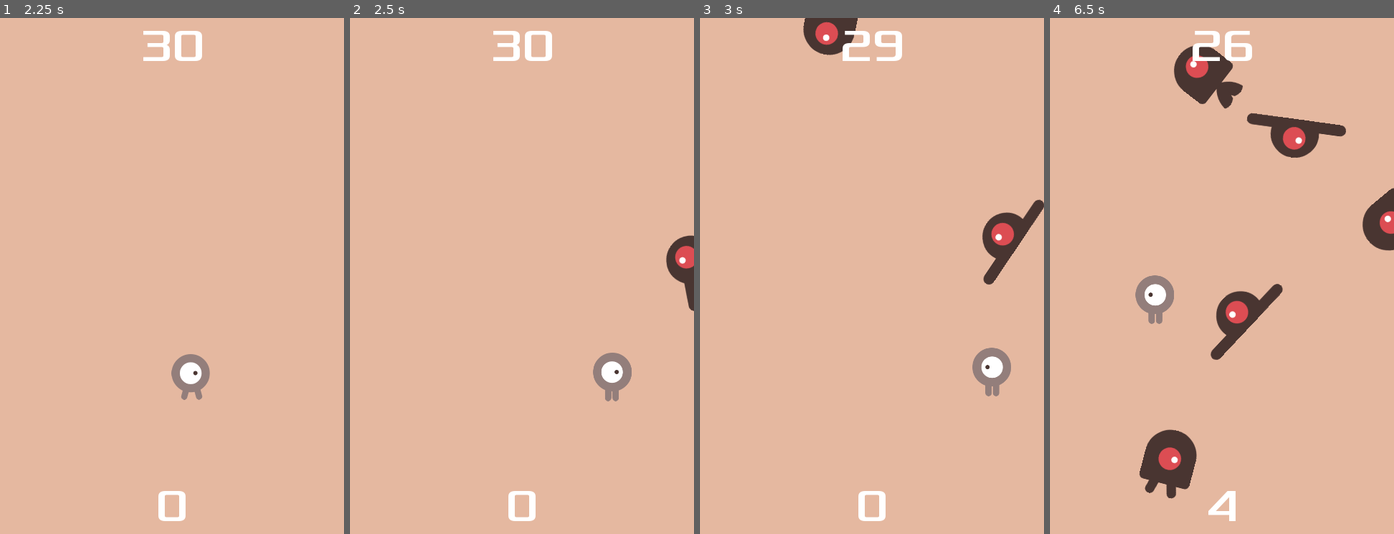
Above: before the commit, frames 1-4 (left to right).
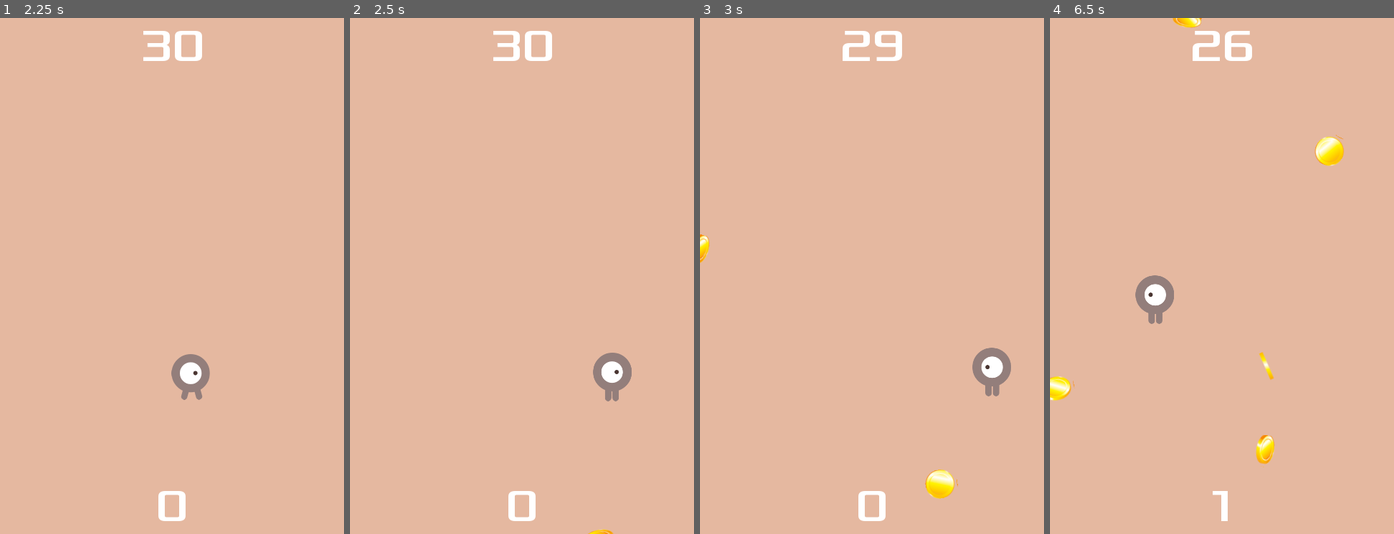
Above: after the commit, the same moments.

Repository: rleira/godot-collectthecoins
Game: Godot game, scene res://Main.tscn
Two runs of this game, one before a commit and one after it. Both use one fixed random seed, a clock stepped at 60 frames per second and the inputs below.
Inputs (mouse positions are in pixels of both pictures, inside the frame that each line leads up to):
- Up to frame 1 (2.25 s): tap Enter at 0.5 s; move the mouse to (247, 250) at 0.52 s; hold Right (ui_right) 0.53-1.25 s; click (247, 250) at 0.67 s; drag from (103, 301) to (154, 379) at 1.27 s; move the mouse to (206, 162) at 2.02 s; hold Right (ui_right) from 2.03 s (still down)
- Up to frame 2 (2.5 s): keep holding Right (ui_right)
- Up to frame 3 (3 s): release Right (ui_right) at 2.75 s; drag from (854, 379) to (768, 198) at 2.77 s
- Up to frame 4 (6.5 s): move the mouse to (1325, 353) at 3.52 s; hold Left (ui_left) 3.53-4.25 s; drag from (1118, 198) to (1170, 147) at 4.27 s; move the mouse to (1239, 276) at 5.02 s; hold Down (ui_down) 5.03-5.75 s; click (1239, 276) at 5.17 s; drag from (1170, 147) to (1153, 301) at 5.77 s

Frame 1 is identical in both runs. In frame 2, 0.8% of the frame differs, in the area x 69-100%, y 42-100%; in frame 3, 2.6%; in frame 4, 7.7%, in the area x 0-100%, y 0-98%.

Commit message:
Removed creeps adding coins

Diff:
--- a/Main.gd
+++ b/Main.gd
@@ -13,7 +13,7 @@
 
 func gameOver():
 	$LevelTimer.stop()
-	$MobTimer.stop()
+	$CoinTimer.stop()
 	$HUD.showGameOver()
 	$Music.stop()
 	$DeathSound.play()
@@ -30,7 +30,7 @@
 	$HUD.hideStartButton()
 	$Music.play()
 
-func _on_MobTimer_timeout():
+func _on_CoinTimer_timeout():
 	# Choose a random location on Path2D.
 	$MobPath/MobSpawnLocation.set_offset(randi())
 	# Create a Mob instance and add it to the scene.
@@ -57,7 +57,7 @@
 		gameOver()
 
 func _on_StartTimer_timeout():
-	$MobTimer.start()
+	$CoinTimer.start()
 	$LevelTimer.start()
 
 func _on_Player_hit():
--- a/Main.tscn
+++ b/Main.tscn
@@ -24,7 +24,7 @@
 
 [node name="Player" parent="." instance=ExtResource( 3 )]
 
-[node name="MobTimer" type="Timer" parent="."]
+[node name="CoinTimer" type="Timer" parent="."]
 wait_time = 0.5
 
 [node name="LevelTimer" type="Timer" parent="."]
@@ -51,7 +51,7 @@
 [node name="DeathSound" type="AudioStreamPlayer2D" parent="."]
 stream = ExtResource( 7 )
 [connection signal="hit" from="Player" to="." method="_on_Player_hit"]
-[connection signal="timeout" from="MobTimer" to="." method="_on_MobTimer_timeout"]
+[connection signal="timeout" from="CoinTimer" to="." method="_on_CoinTimer_timeout"]
 [connection signal="timeout" from="LevelTimer" to="." method="_on_LevelTimer_timeout"]
 [connection signal="timeout" from="StartTimer" to="." method="_on_StartTimer_timeout"]
 [connection signal="start_game" from="HUD" to="." method="newGame"]
--- a/enemy/Mob.gd
+++ b/enemy/Mob.gd
@@ -2,11 +2,10 @@
 
 export var min_speed = 150  # Minimum speed range.
 export var max_speed = 250  # Maximum speed range.
-var mob_types = ["walk", "swim", "fly"]
 
 # Called when the node enters the scene tree for the first time.
 func _ready():
-	$AnimatedSprite.animation = mob_types[randi() % mob_types.size()]
+	pass
 
 func _on_Visibility_screen_exited():
 	queue_free()
--- a/enemy/Mob.tscn
+++ b/enemy/Mob.tscn
@@ -1,36 +1,36 @@
-[gd_scene load_steps=10 format=2]
+[gd_scene load_steps=6 format=2]
 
 [ext_resource path="res://enemy/Mob.gd" type="Script" id=1]
-[ext_resource path="res://assets/art/enemyWalking_1.png" type="Texture" id=2]
-[ext_resource path="res://assets/art/enemyWalking_2.png" type="Texture" id=3]
-[ext_resource path="res://assets/art/enemyFlyingAlt_1.png" type="Texture" id=4]
-[ext_resource path="res://assets/art/enemyFlyingAlt_2.png" type="Texture" id=5]
-[ext_resource path="res://assets/art/enemySwimming_1.png" type="Texture" id=6]
-[ext_resource path="res://assets/art/enemySwimming_2.png" type="Texture" id=7]
-
-[sub_resource type="SpriteFrames" id=1]
-animations = [ {
-"frames": [ ExtResource( 2 ), ExtResource( 3 ) ],
-"loop": true,
-"name": "walk",
-"speed": 5.0
-}, {
-"frames": [ ExtResource( 4 ), ExtResource( 5 ) ],
-"loop": true,
-"name": "fly",
-"speed": 4.0
-}, {
-"frames": [ ExtResource( 6 ), ExtResource( 7 ) ],
-"loop": true,
-"name": "swim",
-"speed": 3.0
-} ]
+[ext_resource path="res://assets/art/coins.png" type="Texture" id=2]
 
 [sub_resource type="CapsuleShape2D" id=2]
-radius = 37.6806
-height = 23.068
+radius = 23.1983
+height = 2.75403
+
+[sub_resource type="Animation" id=3]
+resource_name = "Flip"
+length = 2.4
+loop = true
+tracks/0/type = "value"
+tracks/0/path = NodePath("Sprite:frame")
+tracks/0/interp = 1
+tracks/0/loop_wrap = true
+tracks/0/imported = false
+tracks/0/enabled = true
+tracks/0/keys = {
+"times": PoolRealArray( 0, 0.6, 1.2, 1.8 ),
+"transitions": PoolRealArray( 1, 1, 1, 1 ),
+"update": 2,
+"values": [ 0, 1, 2, 3 ]
+}
+
+[sub_resource type="Animation" id=4]
+resource_name = "FlipReverse"
+length = 1.2
+loop = true
 
 [node name="Mob" type="RigidBody2D"]
+position = Vector2( 0, 0.766937 )
 collision_mask = 0
 gravity_scale = 0.0
 script = ExtResource( 1 )
@@ -38,17 +38,20 @@
 "_edit_group_": true
 }
 
-[node name="AnimatedSprite" type="AnimatedSprite" parent="."]
-scale = Vector2( 0.75, 0.75 )
-frames = SubResource( 1 )
-animation = "walk"
-frame = 1
-playing = true
-
 [node name="CollisionShape2D" type="CollisionShape2D" parent="."]
 rotation = 1.5708
 shape = SubResource( 2 )
 
 [node name="Visibility" type="VisibilityNotifier2D" parent="."]
+
+[node name="Sprite" type="Sprite" parent="."]
+texture = ExtResource( 2 )
+vframes = 4
+frame = 2
+
+[node name="AnimationPlayer" type="AnimationPlayer" parent="."]
+autoplay = "Flip"
+anims/Flip = SubResource( 3 )
+anims/FlipReverse = SubResource( 4 )
 [connection signal="body_entered" from="." to="." method="_on_Mob_body_entered"]
 [connection signal="screen_exited" from="Visibility" to="." method="_on_Visibility_screen_exited"]
--- a/hud/HUD.gd
+++ b/hud/HUD.gd
@@ -10,7 +10,7 @@
 func showGameOver():
 	showMessage("Game Over")
 	yield($MessageTimer, "timeout")
-	$MessageLabel.text = "Collect the\nCreeps!"
+	$MessageLabel.text = "Collect the\nCoins!"
 	$MessageLabel.show()
 	# TODO move next line to a metod
 	yield(get_tree().create_timer(1), 'timeout')
--- a/project.godot
+++ b/project.godot
@@ -15,7 +15,7 @@
 
 [application]
 
-config/name="collect the creeps"
+config/name="collect the coins"
 run/main_scene="res://Main.tscn"
 config/icon="res://icon.png"
 
Binary file added: assets/art/coins.png
Not shown, changed: assets/art/coins.png.import
Binary file removed: assets/art/enemyFlyingAlt_1.png
Not shown, removed: assets/art/enemyFlyingAlt_1.png.import
Binary file removed: assets/art/enemyFlyingAlt_2.png
Not shown, removed: assets/art/enemyFlyingAlt_2.png.import
Binary file removed: assets/art/enemySwimming_1.png
Not shown, removed: assets/art/enemySwimming_1.png.import
Binary file removed: assets/art/enemySwimming_2.png
Binary file removed: assets/art/enemyWalking_1.png
Not shown, removed: assets/art/enemyWalking_1.png.import
Binary file removed: assets/art/enemyWalking_2.png
(and 1 more such lines)
